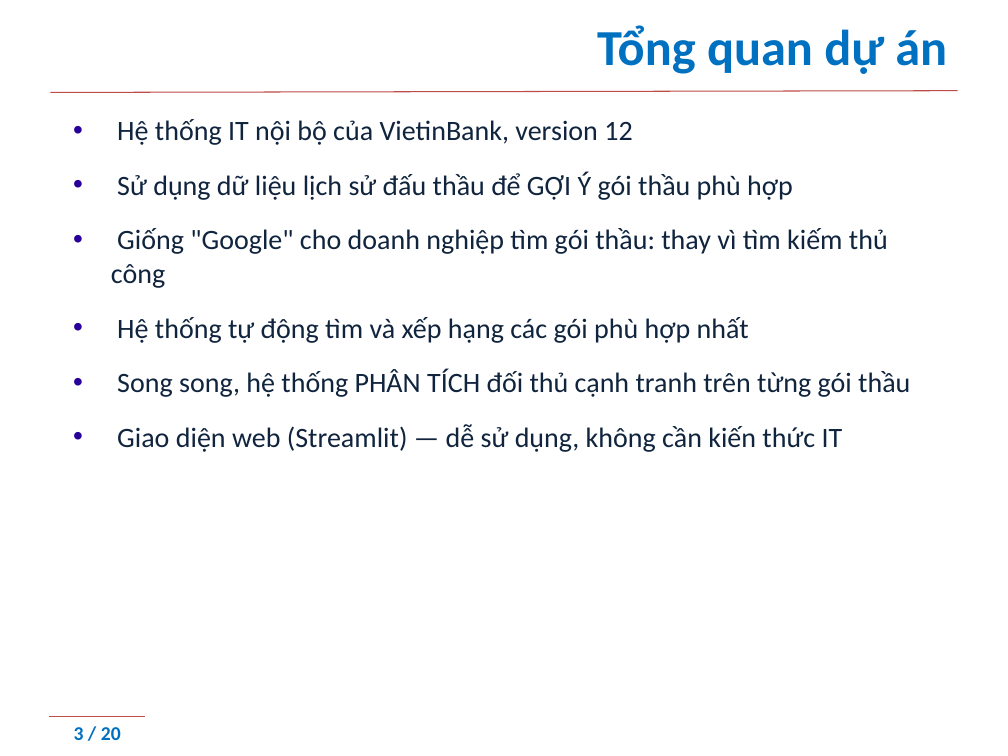
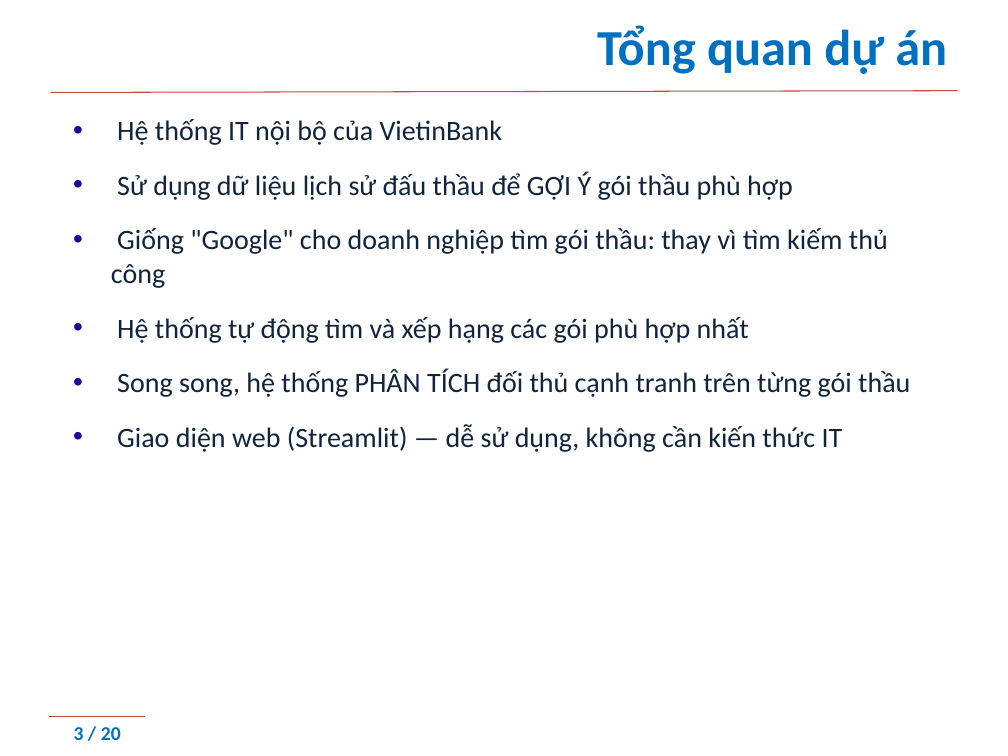
Before and after one commit to minhnc9504/DAUTHAU, a slide deck: slide 3 of Project Presentation Final.pptx. Drawn at 1008x756 pixels with LibreOffice and Linux fonts; fonts in the diff are those of the drawing; background and template pictures are left out. Boxes give left, top, right and bottom in pixels: in the first picture for what was removed or moved away, otherwise in the second. Text is boxed around its words. In the diff, an @@ line names an element or a change of style, - is before the commit and + after.

```diff
--- a/Project Presentation Final.pptx
+++ b/Project Presentation Final.pptx
@@ text at bbox=[117, 119, 503, 145]: text changed @@
-• Hệ thống IT nội bộ của VietinBank, version 12
+• Hệ thống IT nội bộ của VietinBank
```
Also in this commit, not shown: 8 other slides changed, 1 slide added.
